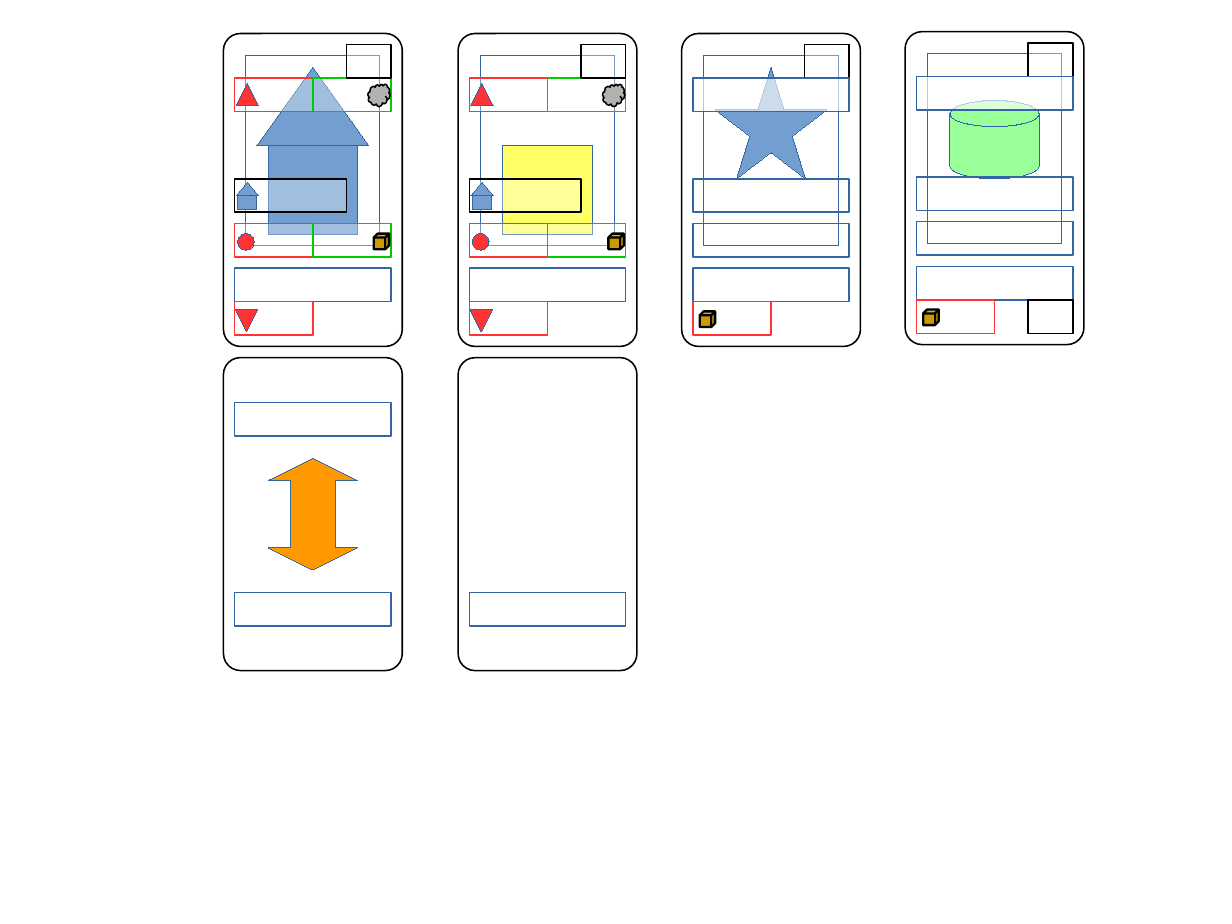
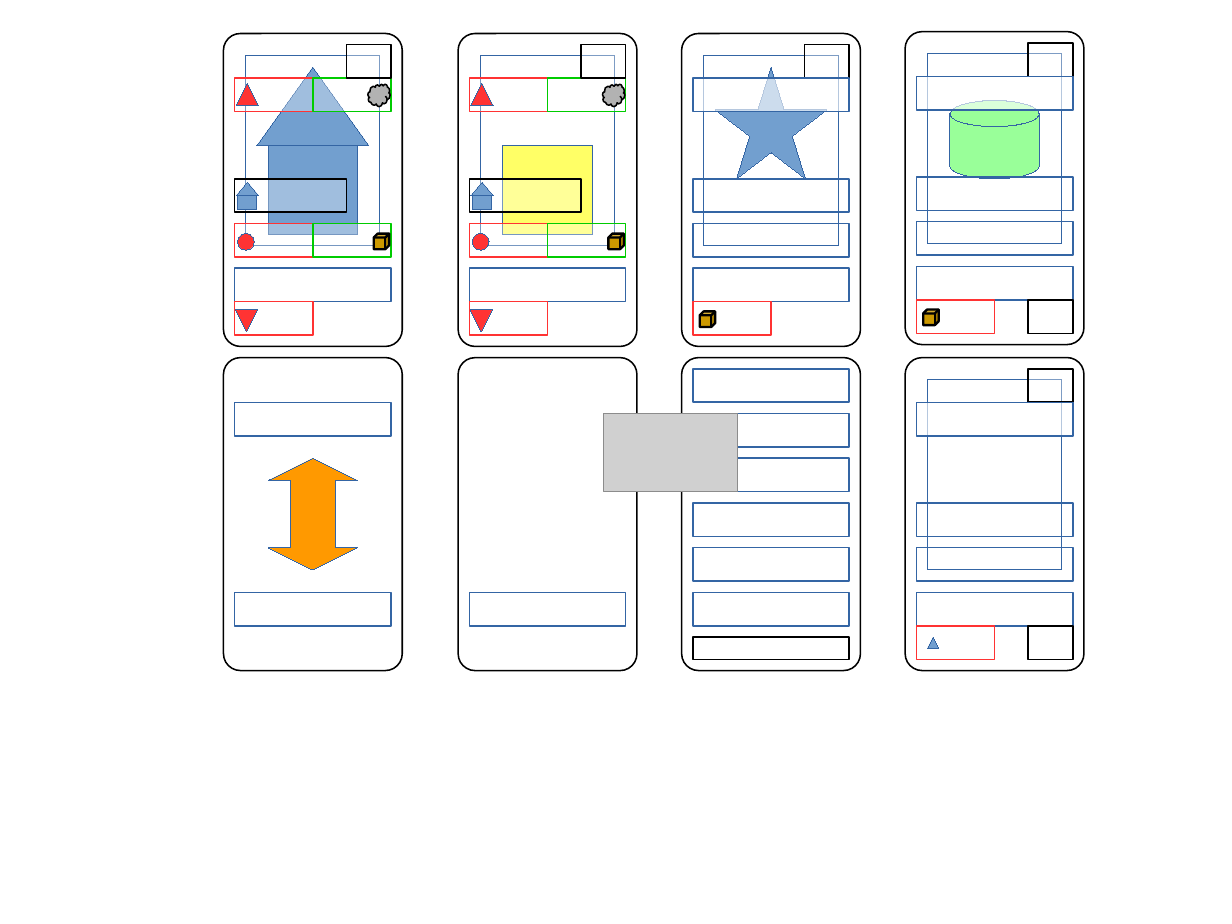
Before and after one commit to gdarai/HMSPhantomGame2018, a slide deck: slide 1 of karta.odp. Drawn at 1232x924 pixels with LibreOffice and Linux fonts; fonts in the diff are those of the drawing; grey boxes stand for pictures. Boxes give left, top, right and bottom in pixels: in the first picture for what was removed or moved away, otherwise in the second. Text is boxed around its words. In the diff, an @@ line names an element or a change of style, - is before the commit and + after.

```diff
--- a/karta.odp
+++ b/karta.odp
@@ freeform shape added at (682,358,861,671), fill #FFFFFF, outline #000000 0.99 pt @@
@@ freeform shape added at (906,358,1084,671), fill #FFFFFF, outline #000000 0.99 pt @@
@@ rectangle added at (693,369,850,402), fill #FFFFFF at 64% opacity, outline #3465A4 0.99 pt @@
@@ rectangle added at (928,380,1062,570), fill #FFFFFF, outline #3465A4 0 pt @@
@@ rectangle added at (1029,369,1073,402), fill #FFFFFF at 36% opacity, outline #000000 0.99 pt @@
@@ picture added at (604,414,738,492) @@
@@ rectangle added at (693,414,850,447), fill #FFFFFF at 64% opacity, outline #3465A4 0.99 pt @@
@@ rectangle added at (917,402,1073,436), fill #FFFFFF at 64% opacity, outline #3465A4 0.99 pt @@
@@ rectangle added at (693,458,850,492), fill #FFFFFF at 64% opacity, outline #3465A4 0.99 pt @@
@@ rectangle added at (693,503,850,537), fill #FFFFFF at 64% opacity, outline #3465A4 0.99 pt @@
@@ rectangle added at (917,503,1073,537), outline #3465A4 0.99 pt @@
@@ rectangle added at (693,548,850,581), fill #FFFFFF at 64% opacity, outline #3465A4 0.99 pt @@
@@ rectangle added at (917,548,1073,581), outline #3465A4 0.99 pt @@
@@ rectangle added at (693,593,850,626), fill #FFFFFF at 64% opacity, outline #3465A4 0.99 pt @@
@@ rectangle added at (917,593,1073,626), outline #3465A4 0.99 pt @@
@@ rectangle added at (917,626,995,660), outline #FF3333 0.99 pt @@
@@ rectangle added at (1029,626,1073,660), fill #FFFFFF at 36% opacity, outline #000000 0.99 pt @@
@@ rectangle added at (693,637,850,660), fill #FFFFFF at 36% opacity, outline #000000 0.99 pt @@
@@ flow chart extract added at (928,637,939,648), fill #729FCF, outline #3465A4 0 pt @@
```
Also in this commit, not shown: 1 slide added, 20 other files.
